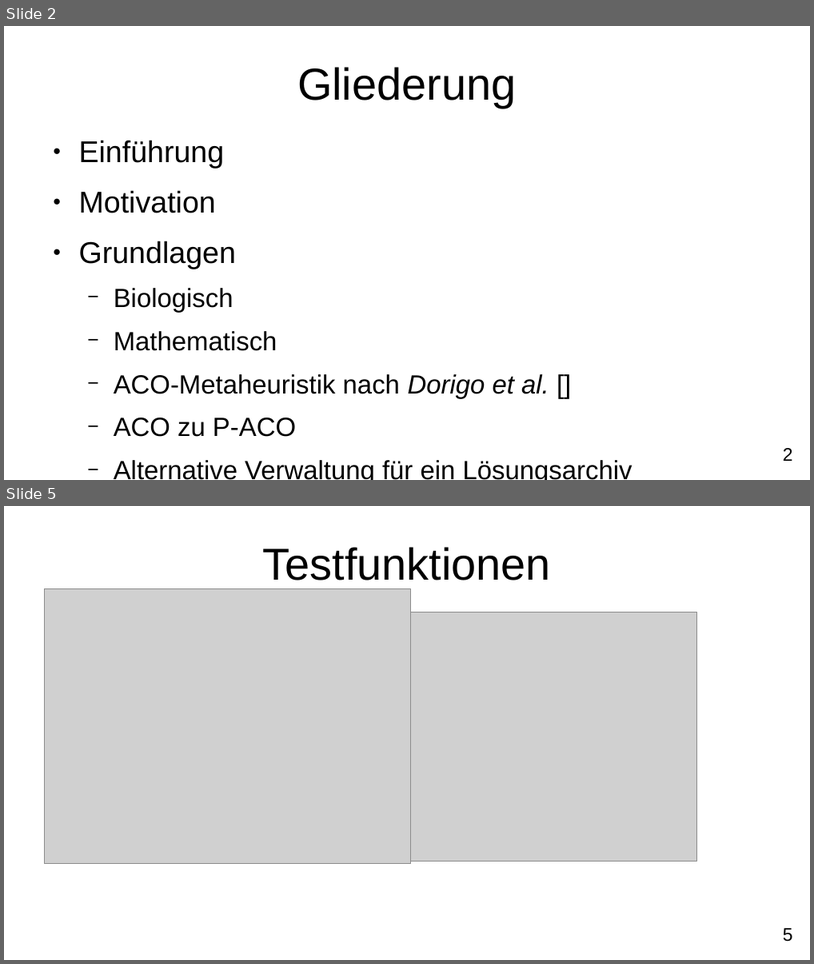
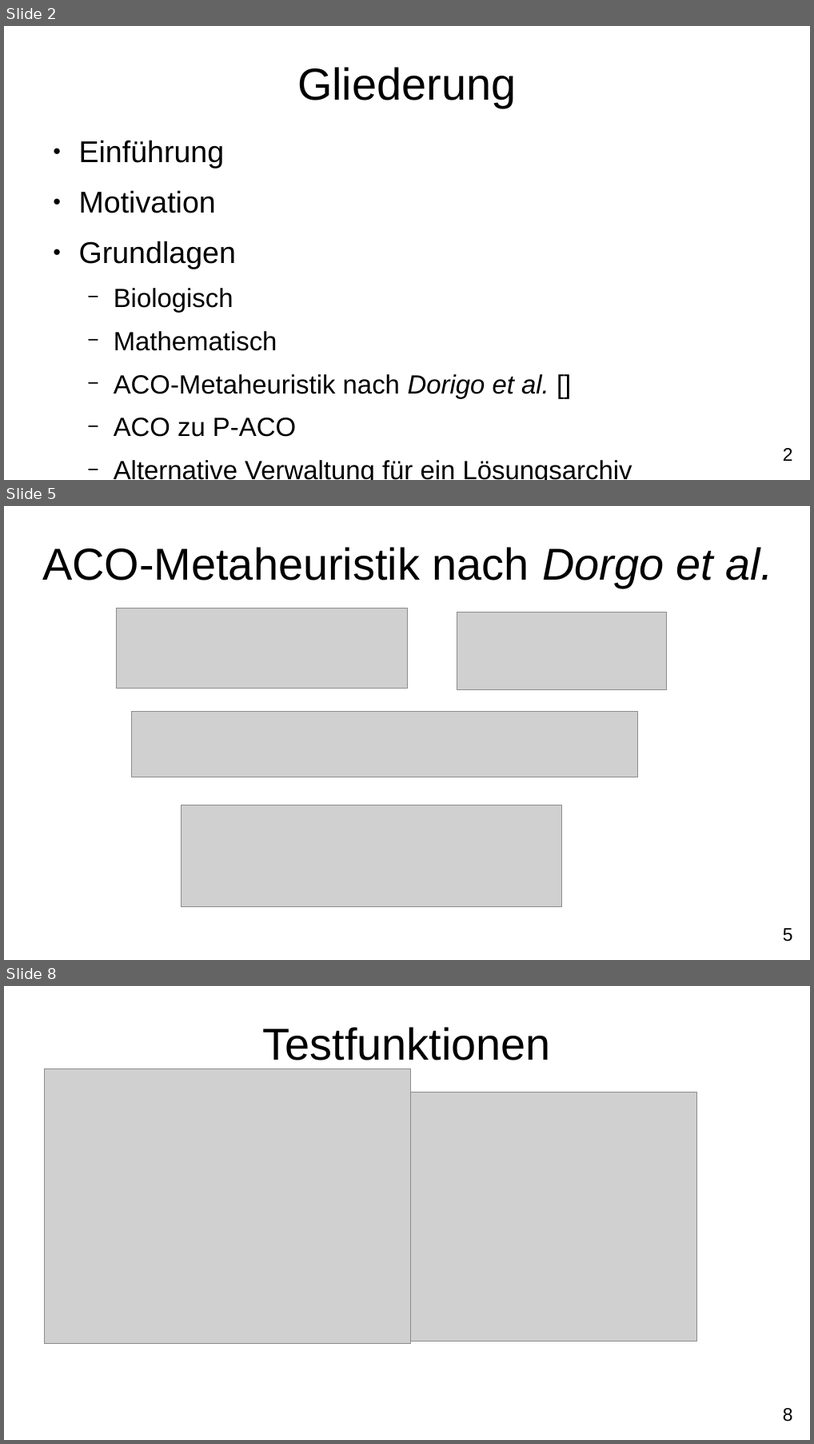
Before and after one commit to FXJackAll/Masterarbeit_Code, a slide deck: Masterarbeit_Verteidigung/Masterarbeit_Verteidigung.odp. Shown one above the other, each under a label of ours: slides 2 and 5 before the commit, slides 2, 5 and 8 after it; the slides between them are not shown. The pictures are 814x964 and 814x1444 pixels, drawn with LibreOffice and Linux fonts; fonts in the diff are those of the drawing; grey boxes stand for pictures; background and template pictures are left out. Boxes give left, top, right and bottom in pixels: in the first picture for what was removed or moved away, otherwise in the second. Text is boxed around its words. In the diff, an @@ line names an element or a change of style, - is before the commit and + after.

```diff
--- a/Masterarbeit_Verteidigung/Masterarbeit_Verteidigung.odp
+++ b/Masterarbeit_Verteidigung/Masterarbeit_Verteidigung.odp
@@ slide 5 added at (4, 506, 810, 960), background #FFFFFF; not listed: 1 template element that a slide beside it also shows @@
@@ title added at (42, 547, 774, 588), 44 pt, text #000000 @@
+ACO-Metaheuristik nach Dorgo et al.
@@ picture added at (117, 608, 408, 688) @@
@@ picture added at (457, 612, 667, 690) @@
@@ picture added at (131, 711, 638, 776) @@
@@ picture added at (181, 804, 562, 906) @@
@@ what was slide 5 is now slide 8 @@
@@ page number at (783, 1408, 794, 1421): text changed @@
-5
+8
```
Also in this commit, not shown: 2 slides changed, 9 other slides added, 8 other files.
